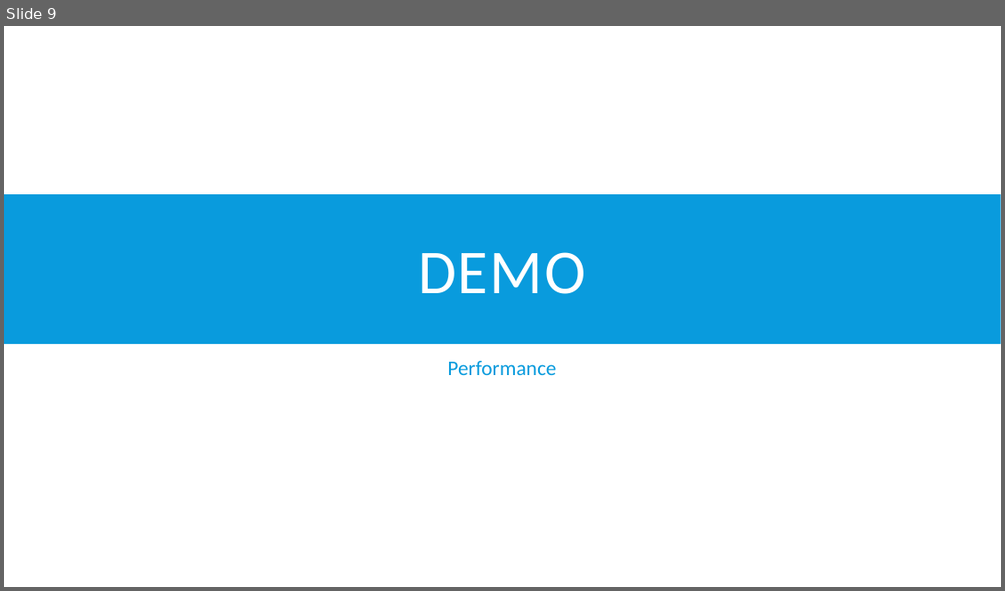
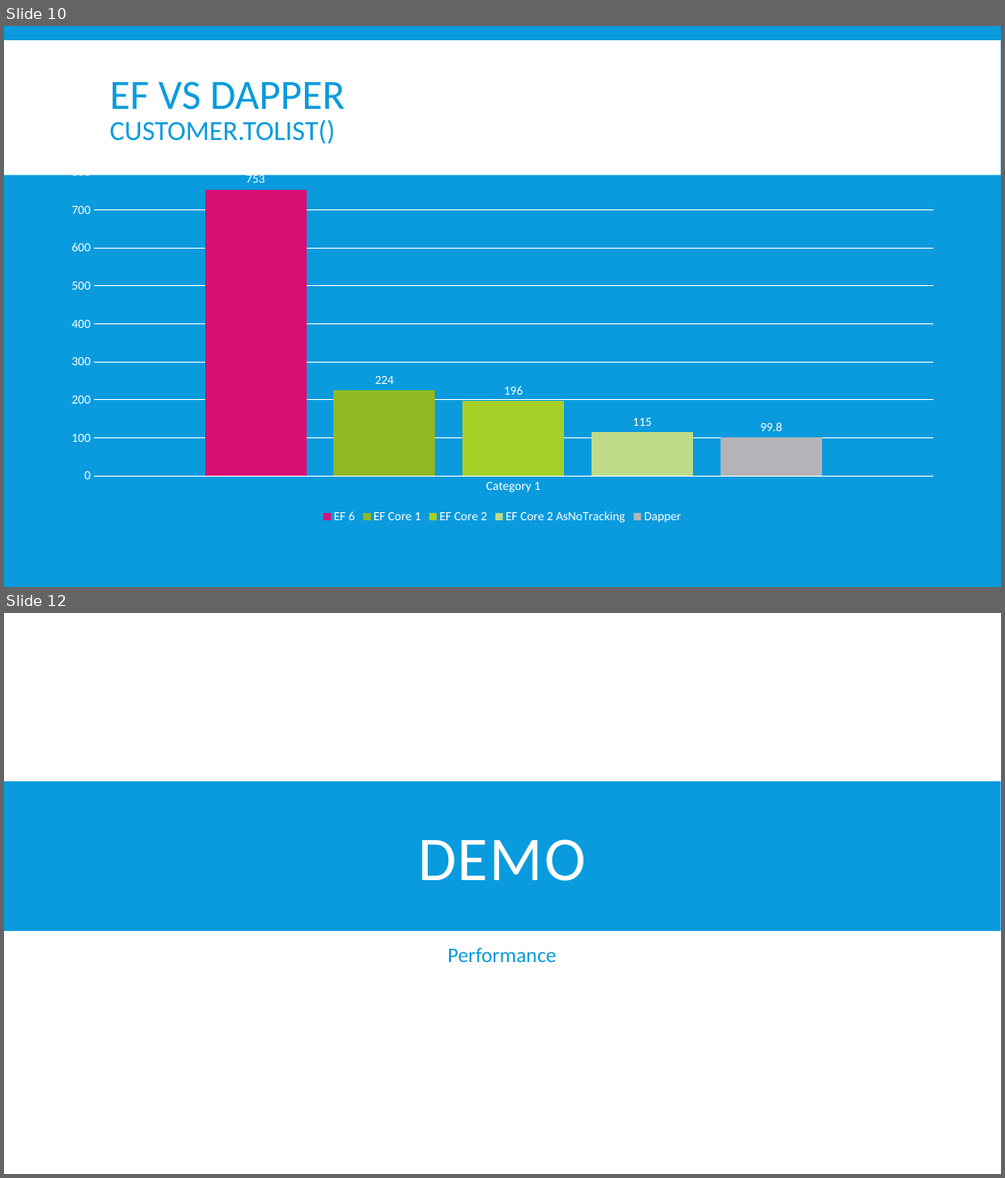
Before and after one commit to jwooley/EfCore, a slide deck: EfCoreGettingStarted.pptx. Shown one above the other, each under a label of ours: slide 9 before the commit, slides 10 and 12 after it; the slides between them are not shown. The pictures are 1005x591 and 1005x1178 pixels, drawn with LibreOffice and Linux fonts; fonts in the diff are those of the drawing. Boxes give left, top, right and bottom in pixels: in the first picture for what was removed or moved away, otherwise in the second. Text is boxed around its words. In the diff, an @@ line names an element or a change of style, - is before the commit and + after.

Commit message:
More slide updates including Dapper comparisons

```diff
--- a/EfCoreGettingStarted.pptx
+++ b/EfCoreGettingStarted.pptx
@@ slide 10 added at [4,26,1001,587], background #099BDD @@
@@ rectangle added at [4,40,1001,175], fill #FFFFFF @@
@@ title added at [110,81,345,143], 26.7 pt, text #099BDD @@
+EF VS DAPPER
+CUSTOMER.TOLIST()
@@ column chart added at [54,157,952,527] @@
+categories: Category 1
+EF 6: 753
+EF Core 1: 224
+EF Core 2: 196
+EF Core 2 AsNoTracking: 115
+Dapper: 99.8
@@ what was slide 9 is now slide 12 @@
```
Also in this commit, not shown: 1 slide changed, 2 other slides added.
